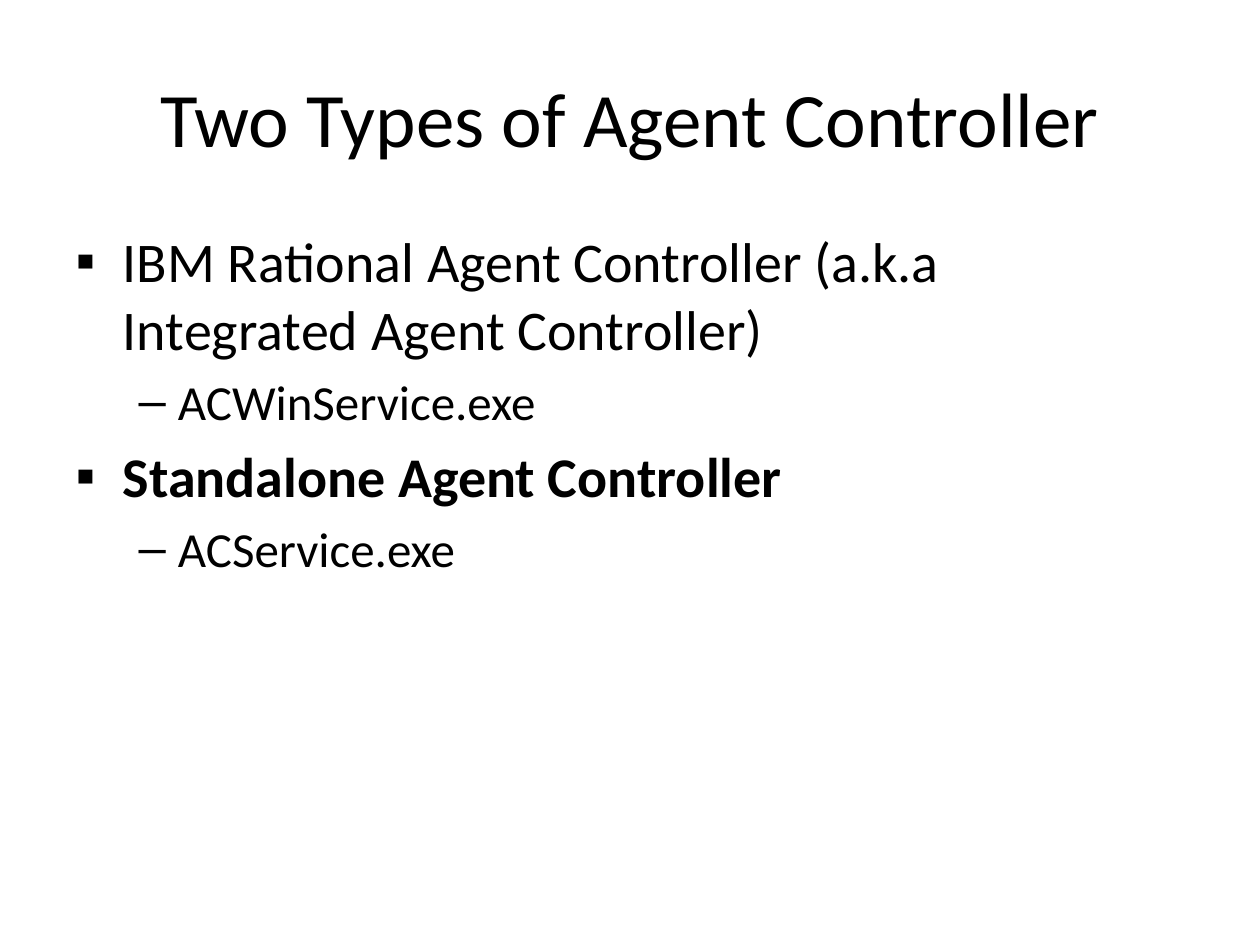
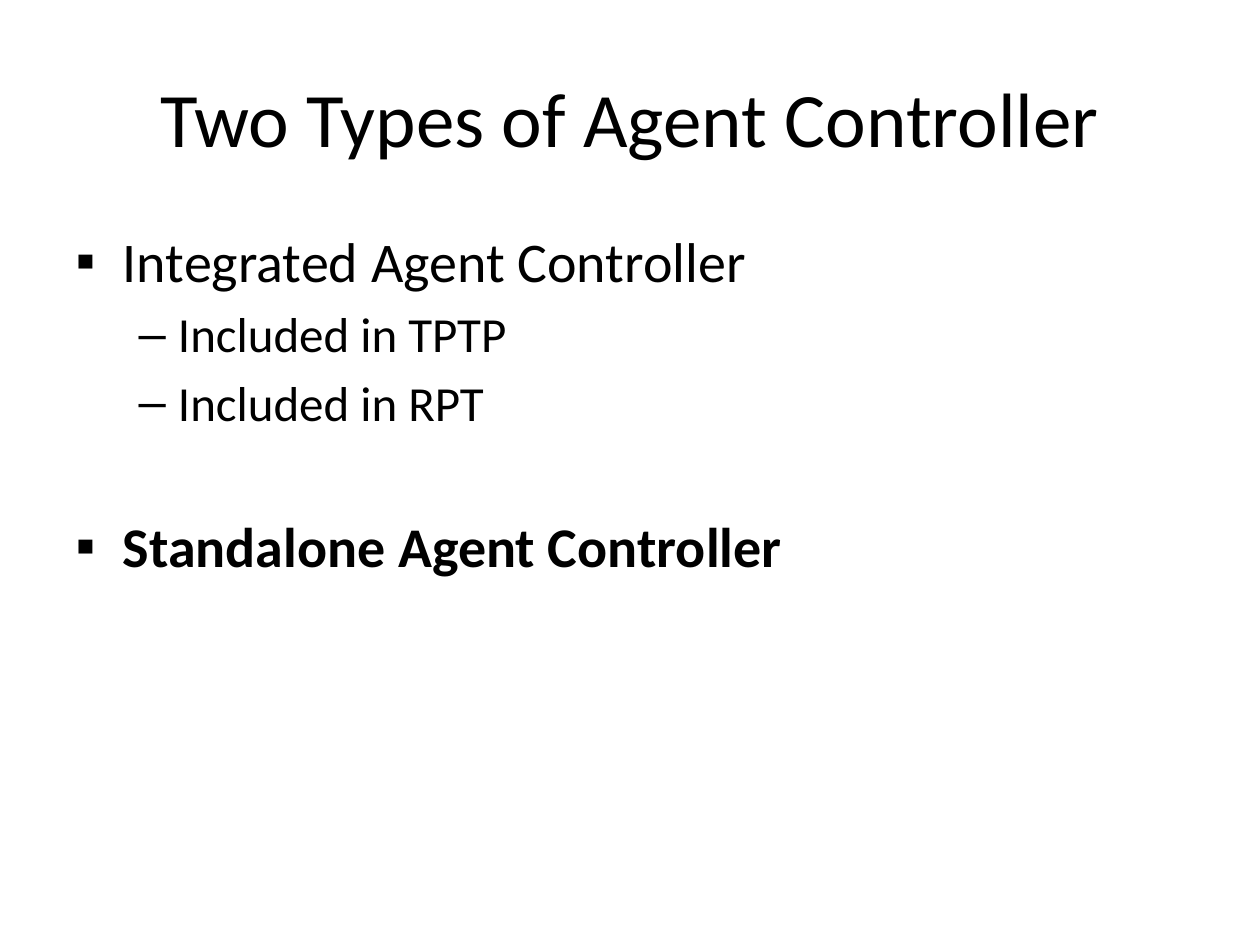
Before and after one commit to wsgan001/asegrp, a slide deck: slide 3 of papers/DRCPA/docs/PerfTest - Setup (TPTP).pptx. Drawn at 1260x945 pixels with LibreOffice and Linux fonts; fonts in the diff are those of the drawing. Boxes give left, top, right and bottom in pixels: in the first picture for what was removed or moved away, otherwise in the second. Text is boxed around its words. In the diff, an @@ line names an element or a change of style, - is before the commit and + after.

```diff
--- a/papers/DRCPA/docs/PerfTest - Setup (TPTP).pptx
+++ b/papers/DRCPA/docs/PerfTest - Setup (TPTP).pptx
@@ text at [123,243,745,422]: text changed; size 32 to 28 pt @@
-▪ IBM Rational Agent Controller (a.k.a Integrated Agent Controller)
-  – ACWinService.exe
+▪ Integrated Agent Controller
+  – Included in TPTP
+  – Included in RPT
@@ text at [178,533,455,568]: paragraph removed @@
-  – ACService.exe
```
Also in this commit, not shown: 3 other slides changed, 1 slide removed, 7 other files.
